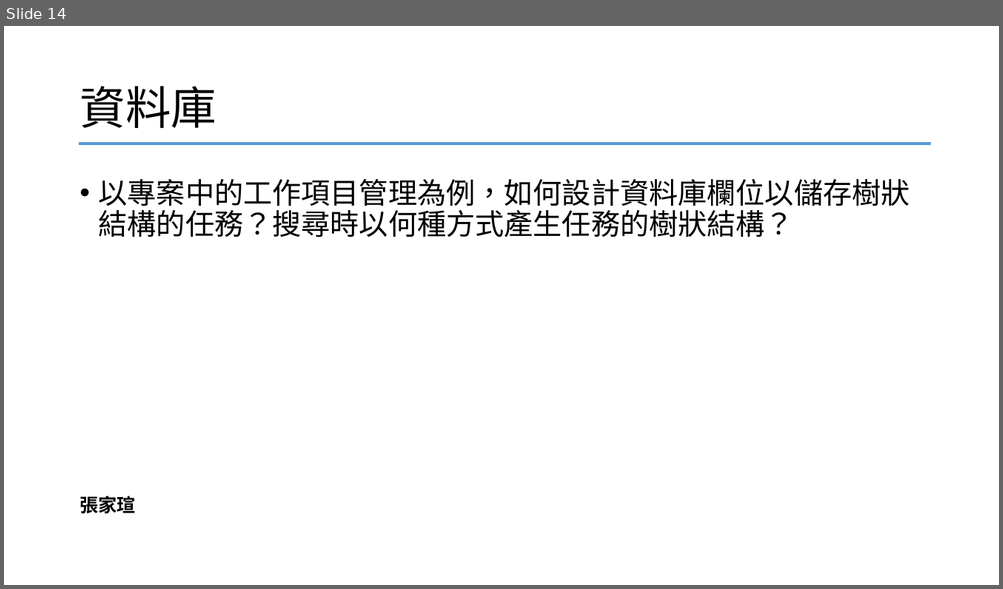
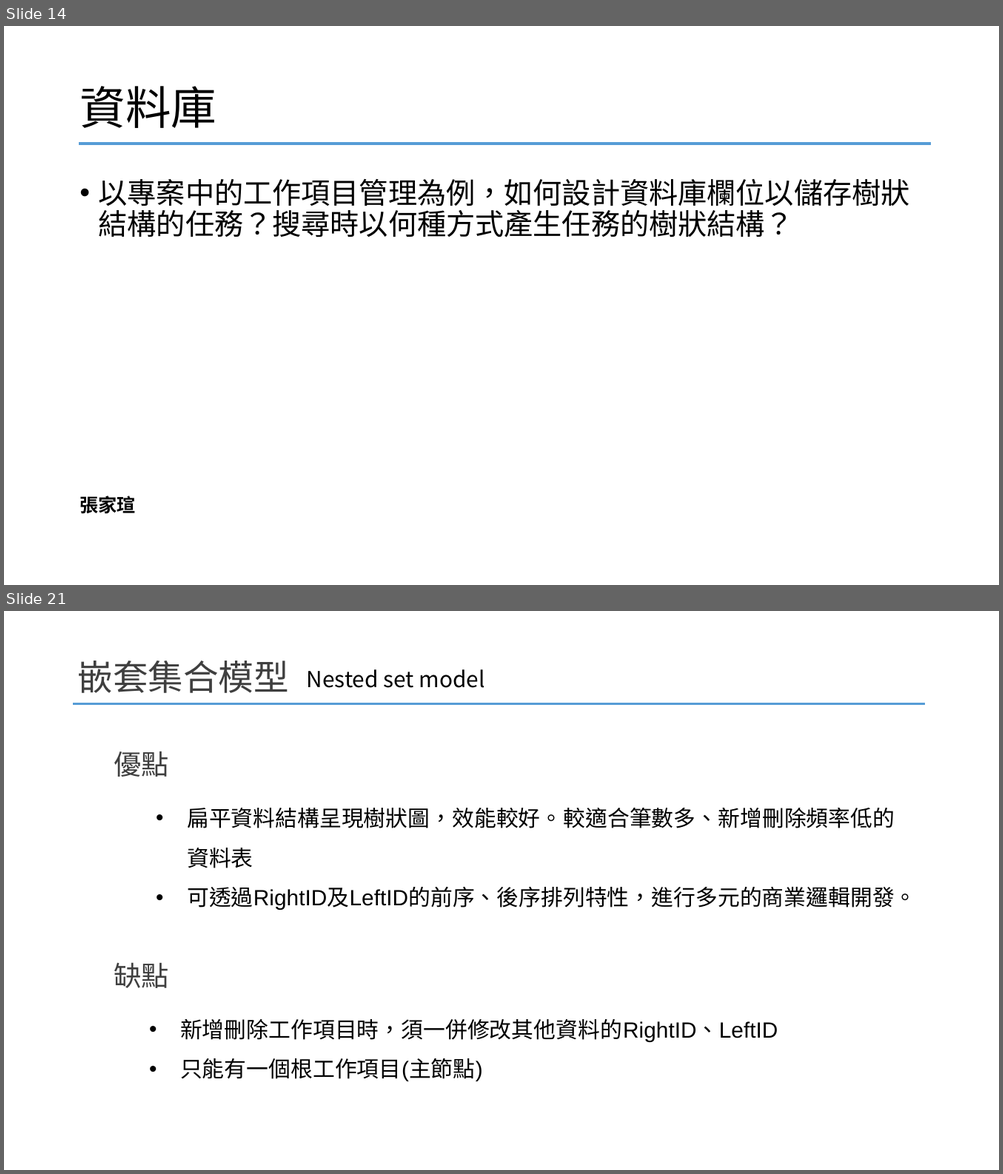
Before and after one commit to YangChihchi/Presentation_Questions, a slide deck: 測驗題.pptx. Shown one above the other, each under a label of ours: slide 14 before the commit, slides 14 and 21 after it; the slides between them are not shown. The pictures are 1003x589 and 1003x1174 pixels, drawn with LibreOffice and Linux fonts; fonts in the diff are those of the drawing. Boxes give left, top, right and bottom in pixels: in the first picture for what was removed or moved away, otherwise in the second. Text is boxed around its words. In the diff, an @@ line names an element or a change of style, - is before the commit and + after.

Commit message:
家瑄 的資料庫測驗題

```diff
--- a/測驗題.pptx
+++ b/測驗題.pptx
@@ slide 21 added at [4, 611, 999, 1170], background #FFFFFF @@
@@ title added at [78, 661, 289, 693], 34 pt, text #3F3F3F @@
+嵌套集合模型
@@ text added at [307, 669, 485, 688], 21.3 pt, text #000000 @@
+Nested set model
@@ line added from (73, 704) to (925, 704), #569CD6 2.25 pt @@
@@ text added at [114, 752, 169, 777], 26.7 pt, text #3F3F3F @@
+優點
@@ text added at [187, 808, 916, 910], 21.3 pt, text #000000 @@
+• 扁平資料結構呈現樹狀圖，效能較好。較適合筆數多、新增刪除頻率低的資料表
+• 可透過RightID及LeftID的前序、後序排列特性，進行多元的商業邏輯開發。
@@ text added at [114, 963, 169, 988], 26.7 pt, text #3F3F3F @@
+缺點
@@ text added at [180, 1019, 777, 1082], 21.3 pt, text #000000 @@
+• 新增刪除工作項目時，須一併修改其他資料的RightID、LeftID
+• 只能有一個根工作項目(主節點)
```
Also in this commit, not shown: 6 other slides added.
